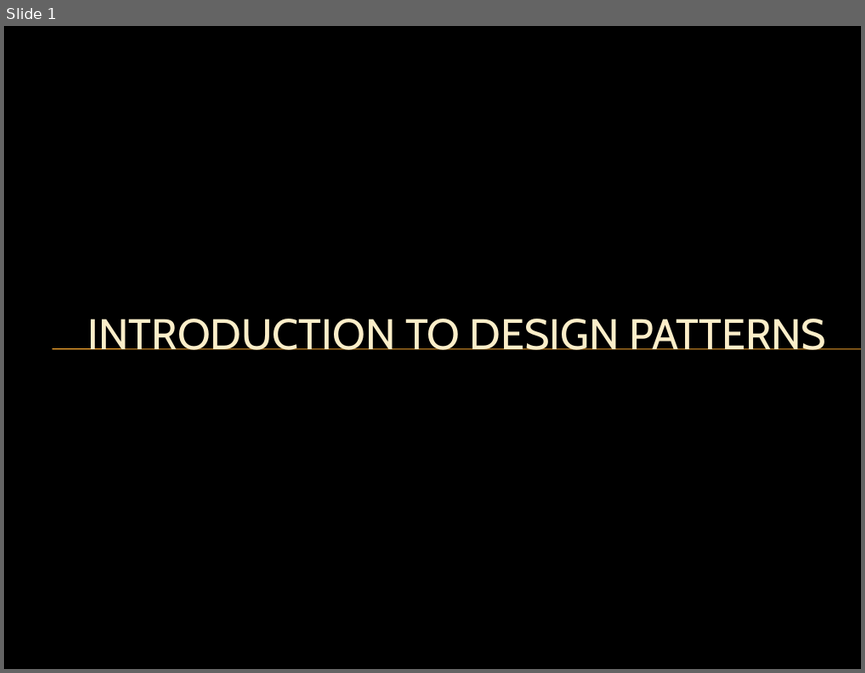
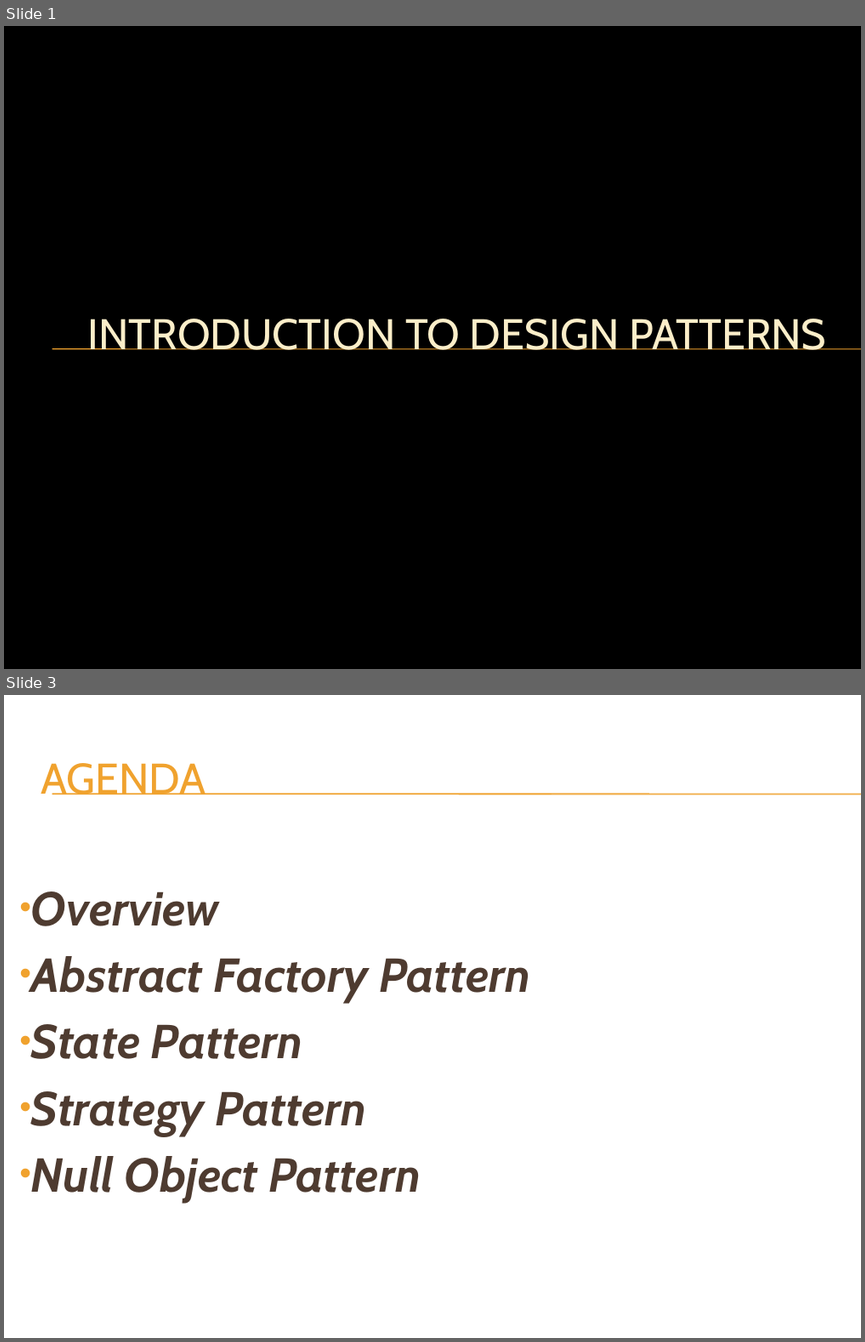
Before and after one commit to h-t-tran/DesignPattern, a slide deck: Design Pattern Presentation.pptx. Shown one above the other, each under a label of ours: slide 1 before the commit, slides 1 and 3 after it; the slides between them are not shown. The pictures are 865x673 and 865x1342 pixels, drawn with LibreOffice and Linux fonts; fonts in the diff are those of the drawing; background and template pictures are left out. Boxes give left, top, right and bottom in pixels: in the first picture for what was removed or moved away, otherwise in the second. Text is boxed around its words. In the diff, an @@ line names an element or a change of style, - is before the commit and + after.

```diff
--- a/Design Pattern Presentation.pptx
+++ b/Design Pattern Presentation.pptx
@@ slide 3 added at <box>4,695,861,1338</box>, background picture (left out) @@
@@ title added at <box>41,763,206,794</box>, 36 pt, text #F0A22E @@
+AGENDA
@@ line added from (52, 794) to (861, 794), #F0A22E 0.75 pt @@
@@ line added from (52, 794) to (861, 794), #F0A22E 0.75 pt @@
@@ text added at <box>31,891,531,1202</box>, 40 pt, text #4E3B30, bold, italic @@
+• Overview
+• Abstract Factory Pattern
+• State Pattern
+• Strategy Pattern
+• Null Object Pattern
```
Also in this commit, not shown: 4 slides changed, 26 other slides added, 2 slides removed.
